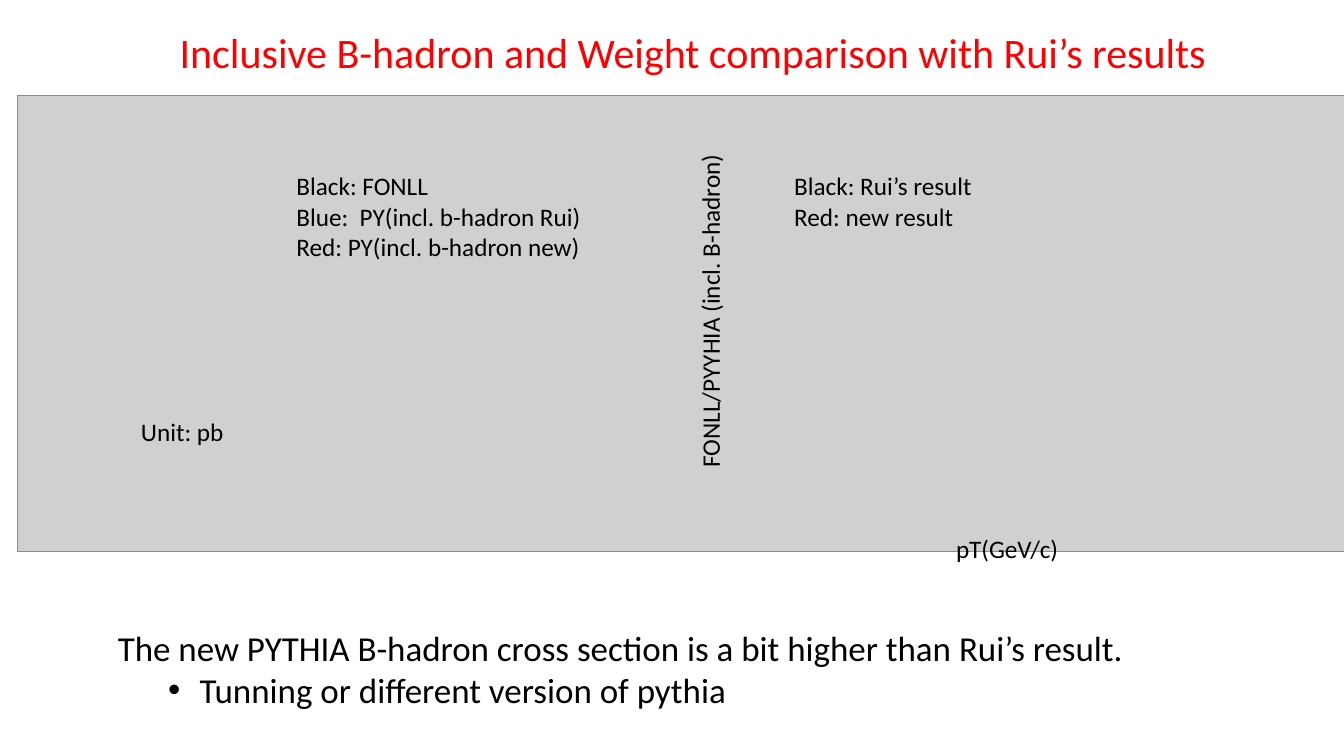
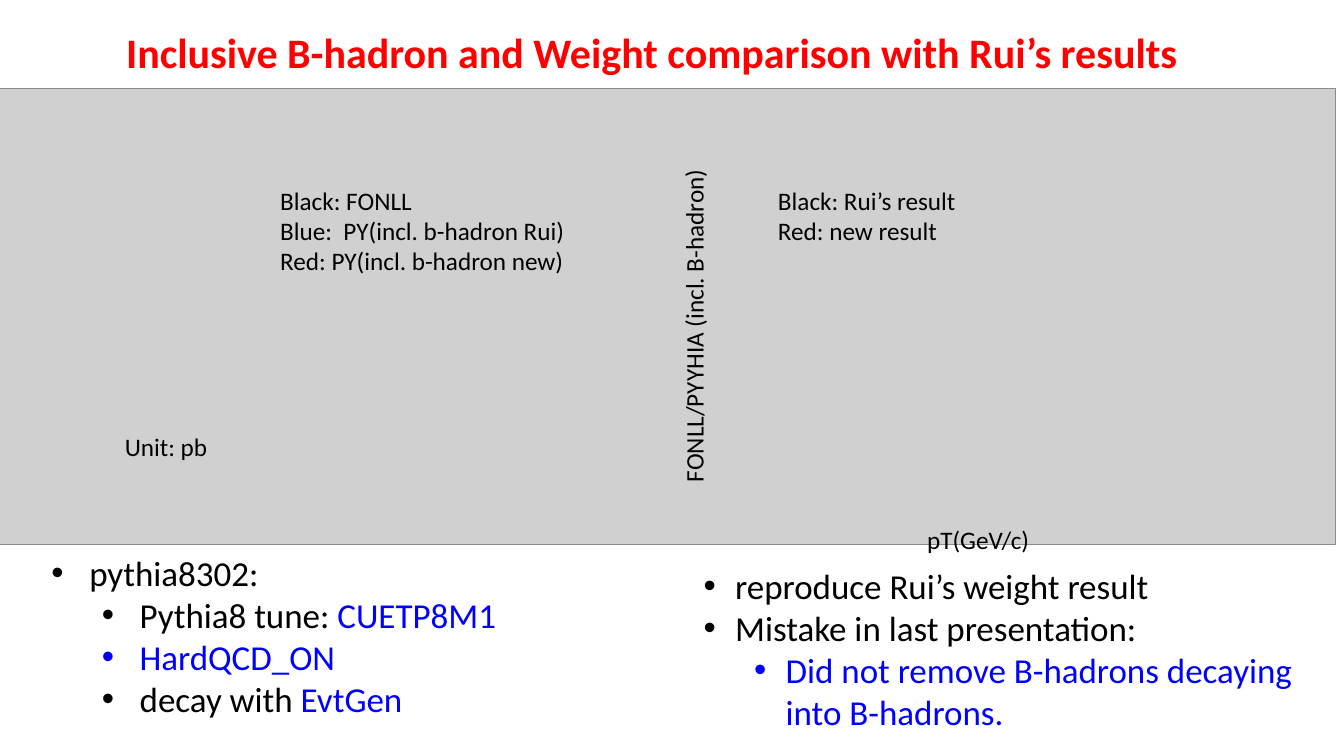
Before and after one commit to wxie2013/LambdaC-PYTHIA8-simulation, a slide deck: slide 1 of macro_ARC_meeting/Lc_prompt_ratio.pptx (slide 2 before the commit). Drawn at 1344x756 pixels with LibreOffice and Linux fonts; fonts in the diff are those of the drawing; grey boxes stand for pictures. Boxes give left, top, right and bottom in pixels: in the first picture for what was removed or moved away, otherwise in the second. Text is boxed around its words. In the diff, an @@ line names an element or a change of style, - is before the commit and + after.

```diff
--- a/macro_ARC_meeting/Lc_prompt_ratio.pptx
+++ b/macro_ARC_meeting/Lc_prompt_ratio.pptx
@@ text "Inclusive B-hadron and Weight comparison ..." moved from (x1=180, y1=38, x2=1205, y2=76) to (x1=126, y1=37, x2=1177, y2=75) @@
@@ text "Inclusive B-hadron and Weight comparison ..." at (x1=126, y1=37, x2=1177, y2=75): bold on @@
@@ picture resized from (x1=18, y1=96, x2=1344, y2=552) to (x1=0, y1=89, x2=1336, y2=544) @@
@@ 4 texts moved together from (x1=141, y1=165, x2=971, y2=463) to (x1=125, y1=180, x2=955, y2=478) @@
@@ text "pT(GeV/c)" moved from (x1=956, y1=539, x2=1058, y2=565) to (x1=927, y1=530, x2=1029, y2=555) @@
@@ text added at (x1=89, y1=561, x2=496, y2=718), 25 pt, text #000000 @@
+• pythia8302:
+  • Pythia8 tune: CUETP8M1
+  • HardQCD_ON
+  • decay with EvtGen
@@ text added at (x1=735, y1=574, x2=1292, y2=726), 25 pt, text #000000 @@
+• reproduce Rui’s weight result
+• Mistake in last presentation:
+  • Did not remove B-hadrons decaying into B-hadrons.
@@ text removed at (x1=118, y1=636, x2=1123, y2=709) @@
-The new PYTHIA B-hadron cross section is a bit higher than Rui’s result.
-  • Tunning or different version of pythia
```
Also in this commit, not shown: 2 other slides changed, 4 slides added, 1 slide removed, 1 other file.
